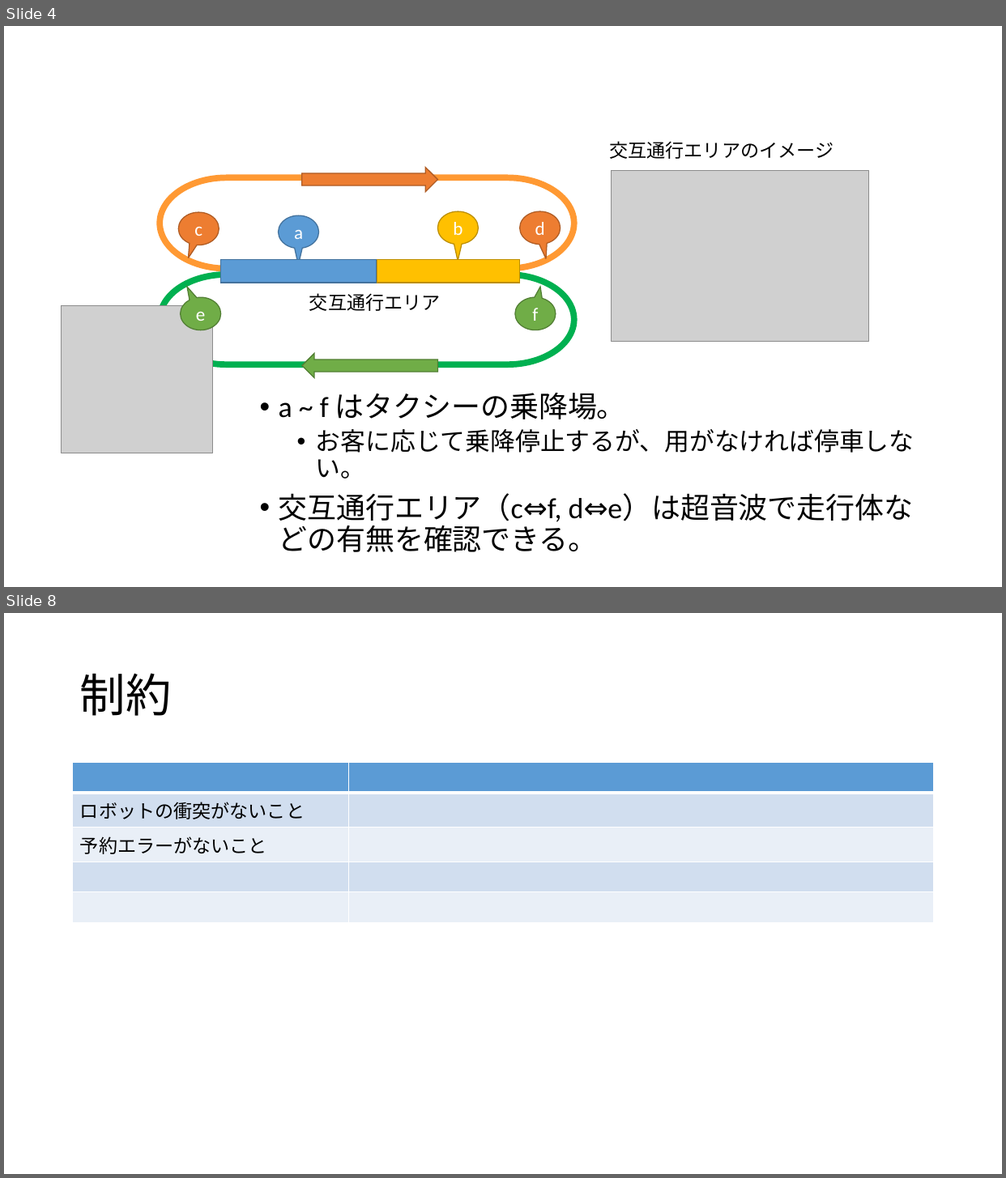
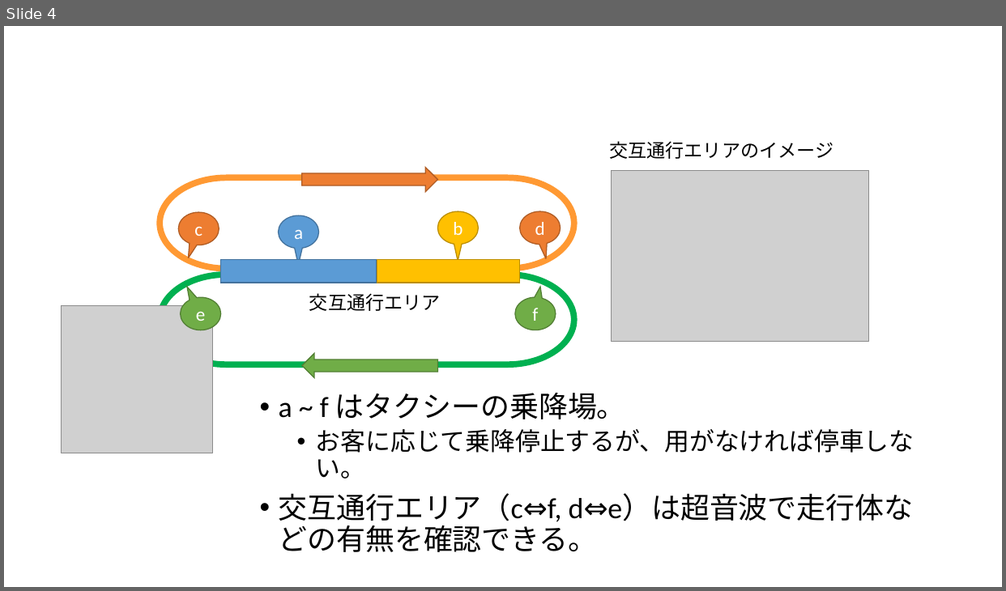
Before and after one commit to nichiyoubi/model_checking_exercise, a slide deck: memo/課題検討hayakawa.pptx. Shown one above the other, each under a label of ours: slides 4 and 8 before the commit, slide 4 after it; the slides between them are not shown. The pictures are 1006x1178 and 1006x591 pixels, drawn with LibreOffice and Linux fonts; fonts in the diff are those of the drawing; grey boxes stand for pictures. Boxes give left, top, right and bottom in pixels: in the first picture for what was removed or moved away, otherwise in the second. Text is boxed around its words. In the diff, an @@ line names an element or a change of style, - is before the commit and + after.

```diff
--- a/memo/課題検討hayakawa.pptx
+++ b/memo/課題検討hayakawa.pptx
@@ slide 8 removed at bbox=[4, 613, 1002, 1174], background #FFFFFF @@
@@ title removed at bbox=[80, 673, 172, 716] @@
-制約
@@ table removed at bbox=[73, 763, 934, 914], 5 rows, 2 columns @@
- | 
-ロボットの衝突がないこと | 
-予約エラーがないこと | 
- | 
- | 
```
Also in this commit, not shown: 2 slides changed, 6 slides added, 3 other slides removed, 1 other file.
